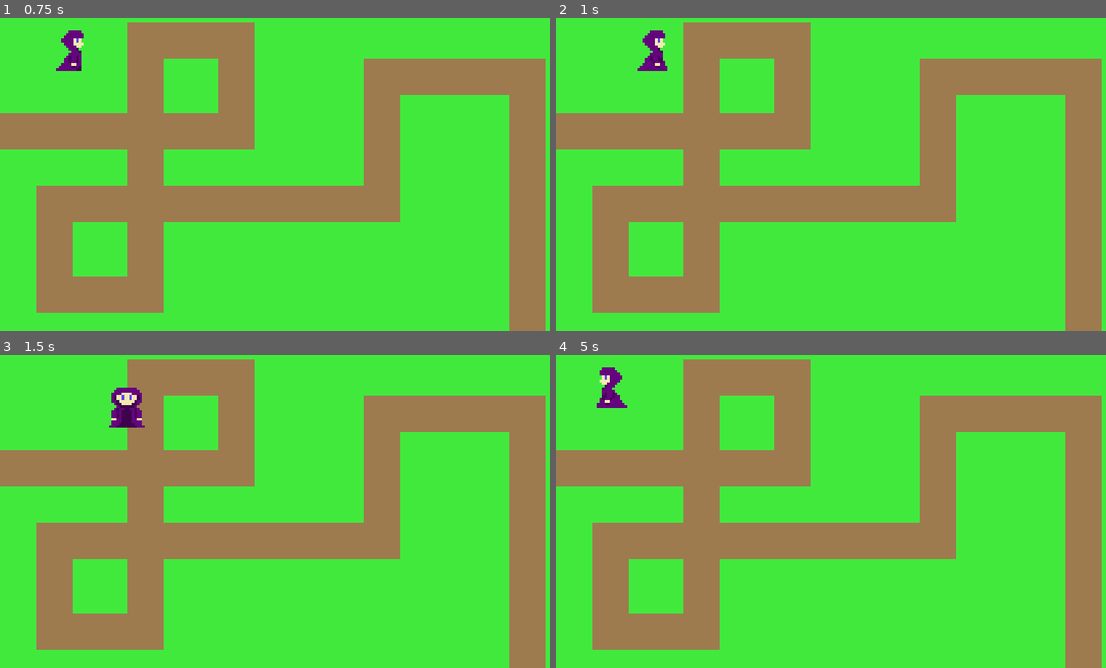
Above: before the commit, frames 1-4 (two rows, left to right).
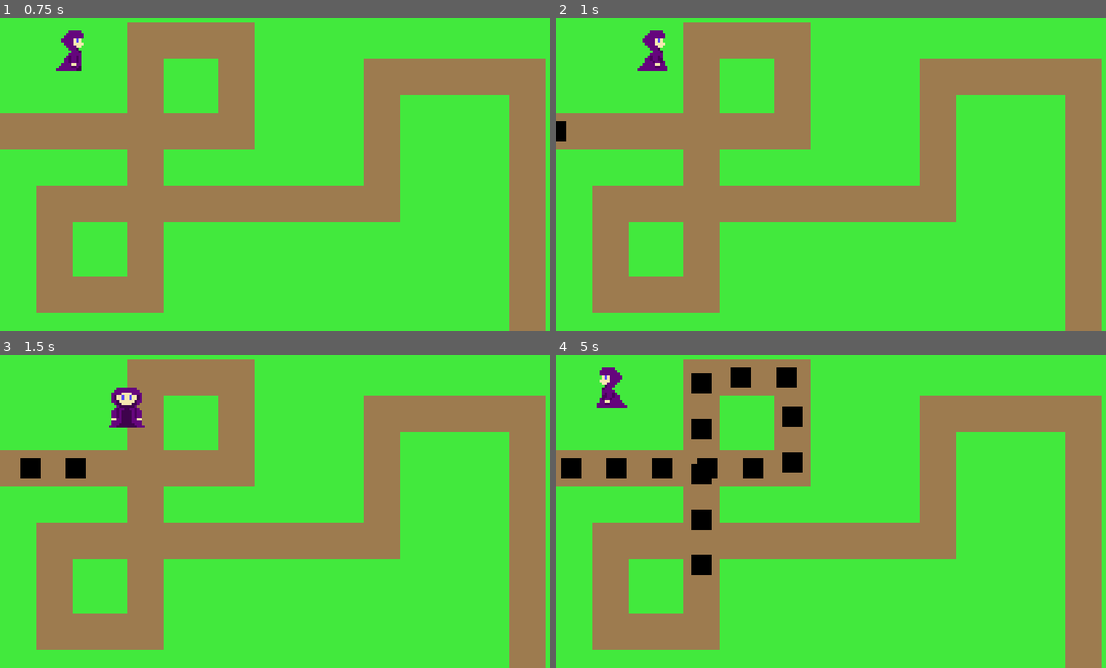
Above: after the commit, the same moments.

Repository: guilhermepereira2917/2dtd
Game: Godot game, scene res://main.tscn
Two runs of this game, one before a commit and one after it. Both use one fixed random seed, a clock stepped at 60 frames per second and the inputs below.
Inputs:
- Up to frame 1 (0.75 s): tap Enter at 0.5 s; hold D (move_right) from 0.53 s (still down)
- Up to frame 2 (1 s): keep holding D (move_right)
- Up to frame 3 (1.5 s): release D (move_right) at 1.28 s; hold S (move_down) from 1.28 s (still down)
- Up to frame 4 (5 s): release S (move_down) at 2.03 s; hold D (move_right) 2.03-2.78 s; hold W (move_up) 2.78-3.53 s; hold A (move_left) from 3.53 s (still down)

Frame 1 is identical in both runs. In frame 2, 0.1% of the frame differs, in the area x 0-2%, y 32-40%; in frame 3, 0.5%; in frame 4, 3.2%, in the area x 0-45%, y 3-71%.

Commit message:
:bug: fixed enemy spawner reference for enemy scene

Diff:
--- a/level.tscn
+++ b/level.tscn
@@ -2,8 +2,8 @@
 
 [ext_resource type="Texture2D" uid="uid://cwponenghr6st" path="res://art/maps/map1.png" id="1_rploh"]
 [ext_resource type="Script" path="res://level.gd" id="1_xnf1o"]
-[ext_resource type="PackedScene" path="res://scenes/enemy_spawner.tscn" id="2_db6oi"]
-[ext_resource type="PackedScene" path="res://scenes/enemy_spawner.tscn" id="3_ektpu"]
+[ext_resource type="PackedScene" uid="uid://cd1kongjd0sph" path="res://scenes/enemy_spawner.tscn" id="2_db6oi"]
+[ext_resource type="PackedScene" uid="uid://bmw8wa3omkqkp" path="res://scenes/enemy.tscn" id="4_k8vor"]
 
 [sub_resource type="Curve2D" id="Curve2D_ctjji"]
 _data = {
@@ -23,8 +23,8 @@
 [node name="LevelPath" type="Path2D" parent="."]
 curve = SubResource("Curve2D_ctjji")
 
-[node name="EnemySpawner" parent="." node_paths=PackedStringArray("path") instance=ExtResource("3_ektpu")]
+[node name="EnemySpawner" parent="." node_paths=PackedStringArray("path") instance=ExtResource("2_db6oi")]
 path = NodePath("../LevelPath")
-enemy = ExtResource("2_db6oi")
+enemy = ExtResource("4_k8vor")
 cooldown = 0.3
 enemies_to_spawn = 15
Not shown: 1 places in main.tscn that only renumber resources
